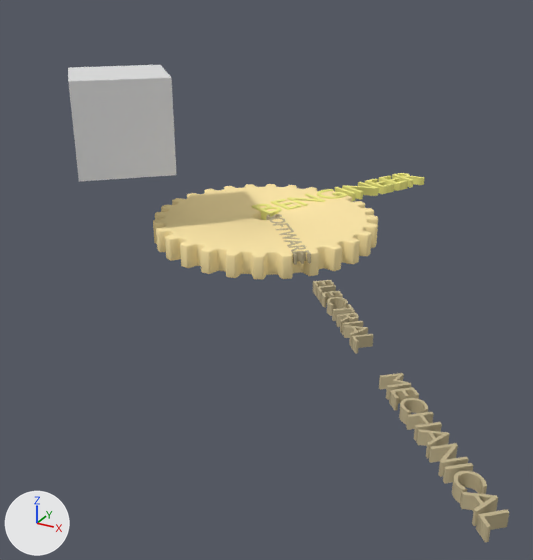
Renders of the Blender file Gear.blend from each side of a commit.
The view is the same before and after, from a 50 mm camera at (7.76, -14.08, 5.68) aimed at (1.34, -2.41, -0.16). The axes (+X, +Y, +Z) are drawn at lower left. The lights are the same throughout.

Script lines for the objects in view, before the commit:
```python
me_cube = bpy.data.meshes.new('Cube')
me_cube.from_pydata(...)  # a box spanning x -1.0..1.0, y -1.0..1.0, z -1.0..1.0
txt_text = bpy.data.curves.new('Text', 'FONT')
txt_text.body = 'SOFTWARE         ELECTRIAL       MECHANICAL'
txt_text.materials.append(mat_material_002)  # beige #c1b490
txt_text.use_deform_bounds = True
txt_text.extrude = 0.1
txt_text.size = 0.5
txt_text_001 = bpy.data.curves.new('Text.001', 'FONT')
txt_text_001.body = 'BENGINEER'
txt_text_001.materials.append(mat_material_003)  # yellow #f5f08a
txt_text_001.use_deform_bounds = True
txt_text_001.extrude = 0.1
ob_cube = bpy.data.objects.new('Cube', me_cube)
ob_cube.location = (-2.61, -1.66, 2.45)
ob_cube.rotation_euler = (0.0, 0.0, -0.825)  # degrees (0, 0, -47)
ob_font = bpy.data.objects.new('Font', txt_text)
ob_font.location = (0.0, 0.0, 0.16)
ob_font.rotation_euler = (0.0, 0.0, -0.844)  # degrees (0, 0, -48)
ob_font_001 = bpy.data.objects.new('Font.001', txt_text_001)
ob_font_001.location = (0.0, 0.0, 0.18)
ob_font_001.rotation_euler = (0.0, 0.0, 1.13)  # degrees (0, 0, 65)
# also in view: 'Mesh' at (0.0, 0.0, 0.0)
```
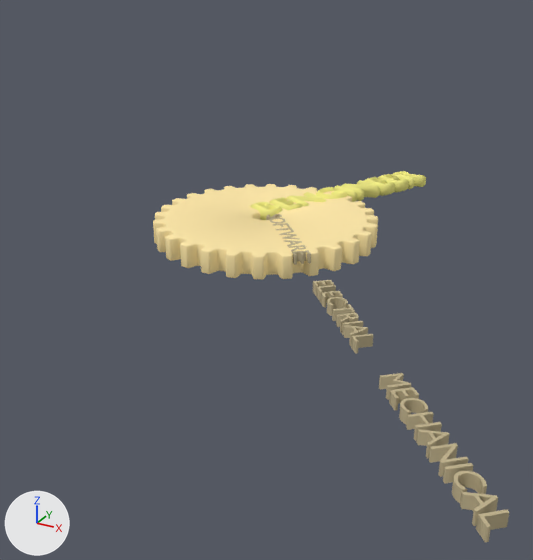
What differs and where, as boxes (x1, y1, x2, y2) in the pictures (533 x 560 px):
'Cube', deleted
    before: (68, 65, 176, 182)
'Font.001', reshaped
    before: (251, 173, 425, 220)
    after: (250, 171, 426, 220)

Diff of the bpy script that builds the scene:
```diff
--- a/Gear.blend.py
+++ b/Gear.blend.py
@@ txt_text_001 @@
 txt_text_001.use_deform_bounds = True
+txt_text_001.bevel_resolution = 0
+txt_text_001.offset = -0.04
 txt_text_001.extrude = 0.1
+txt_text_001.bevel_depth = 0.06
@@ ob_cube @@
-ob_cube = bpy.data.objects.new('Cube', me_cube)
-ob_cube.location = (-2.61, -1.66, 2.45)
-ob_cube.rotation_euler = (0.0, 0.0, -0.825)  # degrees (0, 0, -47)
```
